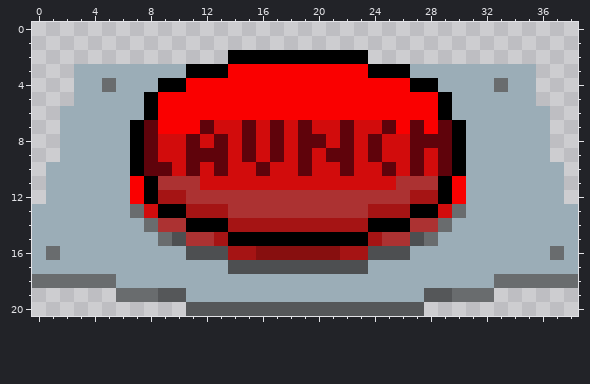
Pixel-art sprite -- Assets/Assets/2D/Ui/title/titleScreenButtonPressed.png. The first picture shows the starting point.
The file is 39x21 pixels.
After:
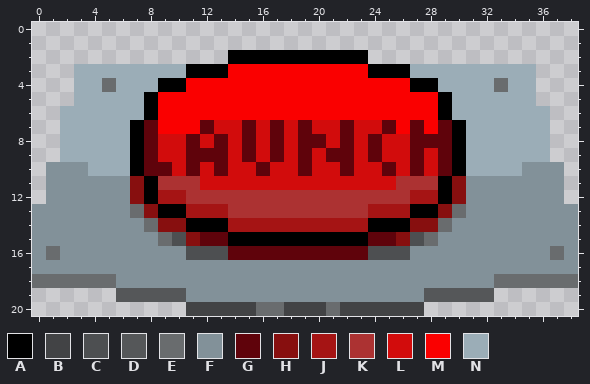
Palette (. is transparent): A #000000  B #424345  C #4d4f51  D #555759  E #696c6e  F #829199  G #5f030b  H #870f0f  J #a51414  K #ac3232  L #d20c0c  M #fa0000  N #9badb7
What changed:
{"y":10,"x":1,"old":"NNN","new":"FFF"}
{"y":10,"x":35,"old":"NNN","new":"FFF"}
{"y":11,"x":1,"old":"NNNNNNM","new":"FFFFFFH"}
{"y":11,"x":30,"old":"MNNNNNNN","new":"HFFFFFFF"}
{"y":12,"x":1,"old":"NNNNNNM","new":"FFFFFFH"}
{"y":12,"x":30,"old":"MNNNNNNN","new":"HFFFFFFF"}
{"y":13,"x":0,"old":"NNNNNNN","new":"FFFFFFF"}
{"y":13,"x":8,"old":"L","new":"H"}
{"y":13,"x":29,"old":"L","new":"H"}
{"y":13,"x":31,"old":"NNNNNNNN","new":"FFFFFFFF"}
{"y":14,"x":0,"old":"NNNNNNNN","new":"FFFFFFFF"}
{"y":14,"x":9,"old":"KK","new":"HH"}
{"y":14,"x":27,"old":"KK","new":"HH"}
{"y":14,"x":30,"old":"NNNNNNNNN","new":"FFFFFFFFF"}
{"y":15,"x":0,"old":"NNNNNNNNN","new":"FFFFFFFFF"}
{"y":15,"x":11,"old":"KKJ","new":"HGG"}
{"y":15,"x":24,"old":"JKK","new":"GGH"}
{"y":15,"x":29,"old":"NNNNNNNNNN","new":"FFFFFFFFFF"}
{"y":16,"x":0,"old":"N","new":"F"}
{"y":16,"x":2,"old":"NNNNNNNNN","new":"FFFFFFFFF"}
{"y":16,"x":14,"old":"JJHHHHHHJJ","new":"GGGGGGGGGG"}
{"y":16,"x":27,"old":"NNNNNNNNNN","new":"FFFFFFFFFF"}
{"y":16,"x":38,"old":"N","new":"F"}
{"y":17,"x":0,"old":"NNNNNNNNNNNNNNCCCCCCCCCCNNNNNNNNNNNNNNN","new":"FFFFFFFFFFFFFFFFFFFFFFFFFFFFFFFFFFFFFFF"}
{"y":18,"x":6,"old":"NNNNNNNNNNNNNNNNNNNNNNNNNNN","new":"FFFFFFFFFFFFFFFFFFFFFFFFFFF"}
{"y":19,"x":6,"old":"EEE","new":"DDD"}
{"y":19,"x":11,"old":"NNNNNNNNNNNNNNNNN","new":"FFFFFFFFFFFFFFFFF"}
{"y":19,"x":30,"old":"EEE","new":"DDD"}
{"y":20,"x":11,"old":"DDDDDDDDDDDDDDDDD","new":"BBBBBEEBBBEBBBBBB"}
{"label":"changed","picture_box":[32,162,578,316]}
